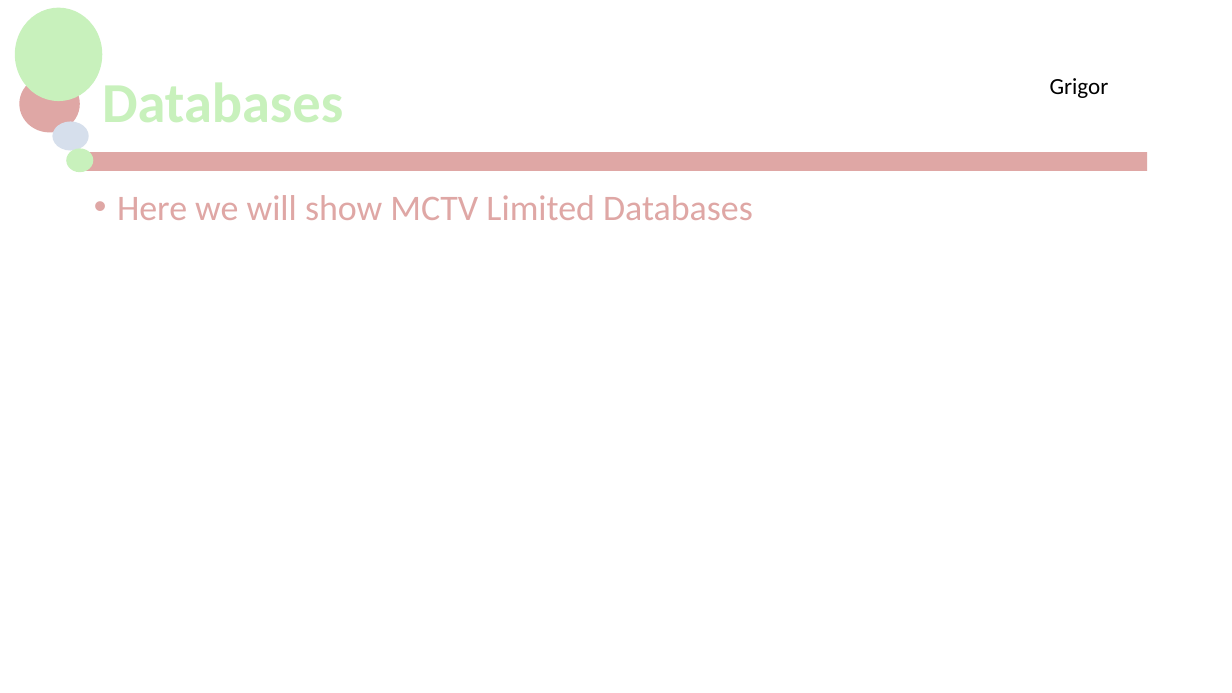
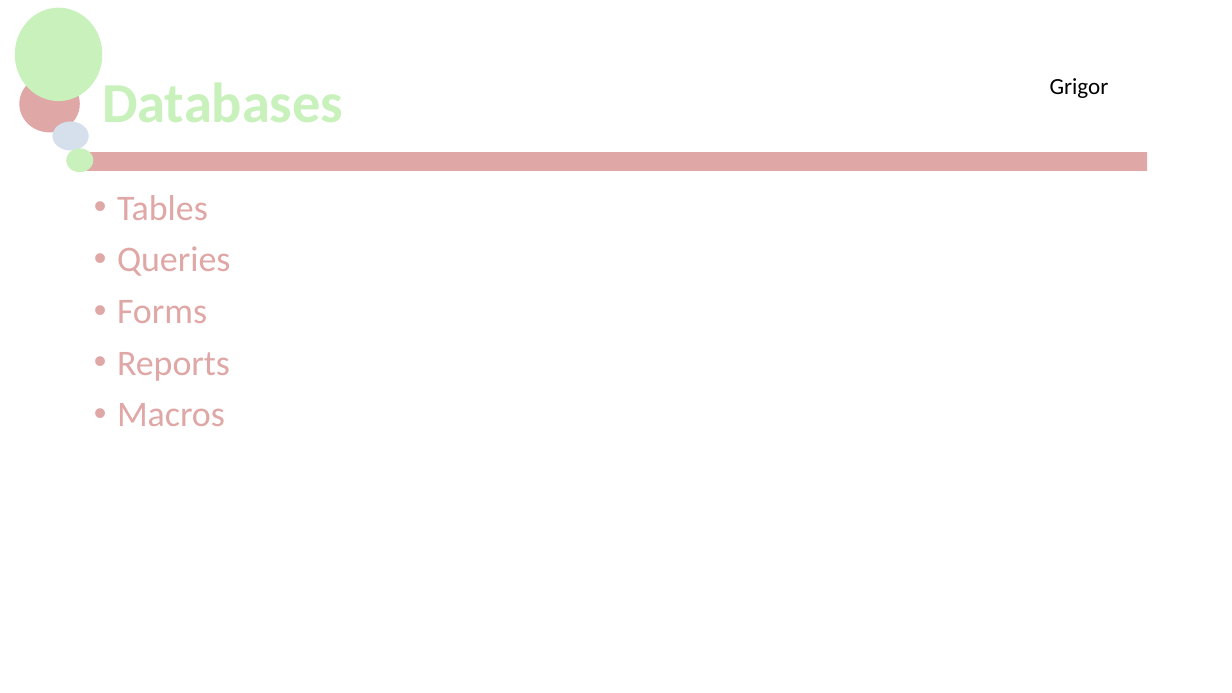
Before and after one commit to jackG97/Project, a slide deck: slide 10 of MCTV Limited.pptx (slide 9 before the commit). Drawn at 1232x693 pixels with LibreOffice and Linux fonts; fonts in the diff are those of the drawing; background and template pictures are left out. Boxes give left, top, right and bottom in pixels: in the first picture for what was removed or moved away, otherwise in the second. Text is boxed around its words. In the diff, an @@ line names an element or a change of style, - is before the commit and + after.

```diff
--- a/MCTV Limited.pptx
+++ b/MCTV Limited.pptx
@@ text at (x1=117, y1=195, x2=230, y2=426): text changed @@
-• Here we will show MCTV Limited Databases
+• Tables
+• Queries
+• Forms
+• Reports
+• Macros
```
Also in this commit, not shown: 1 other slide changed, 18 slides added, 1 slide removed.
